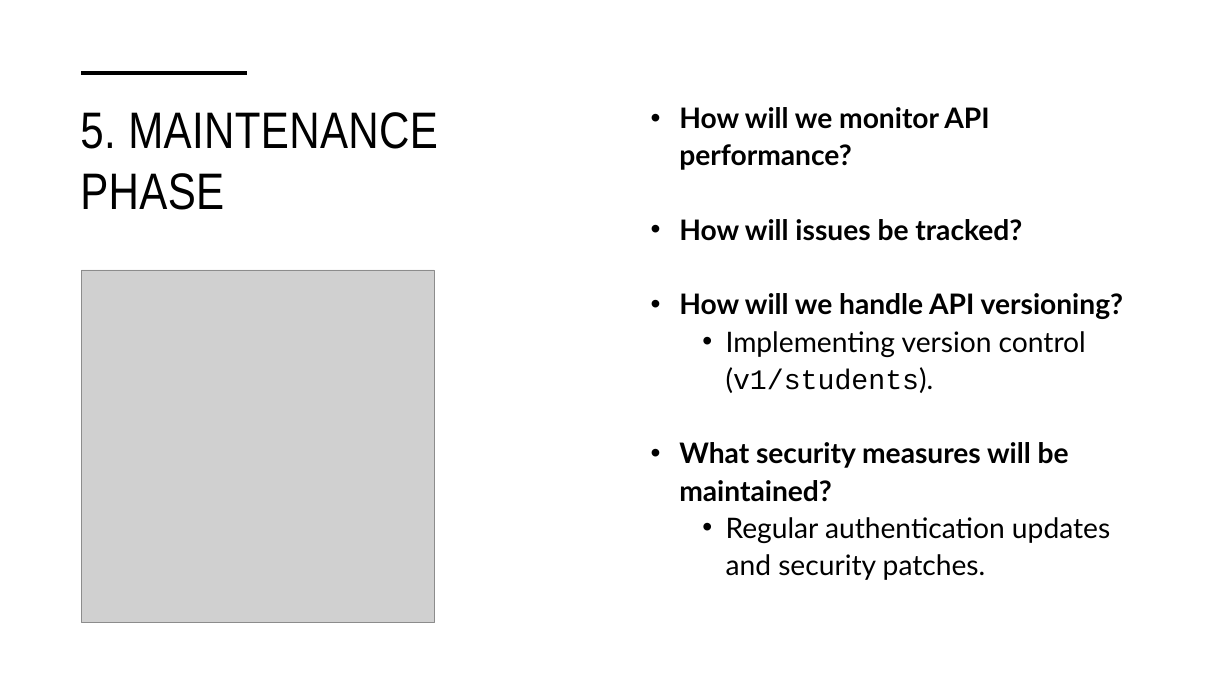
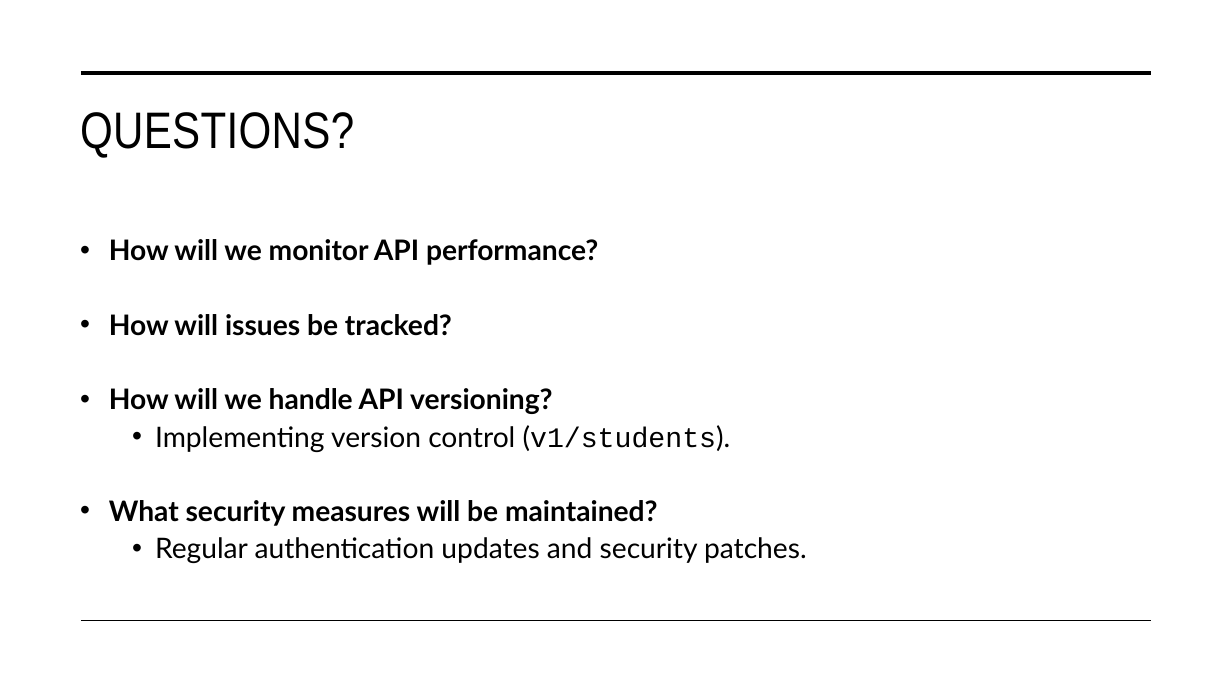
Before and after one commit to ashesh808/API-Demo-Presentation, a slide deck: slide 22 of Presentation.pptx (slide 12 before the commit). Drawn at 1232x693 pixels with LibreOffice and Linux fonts; fonts in the diff are those of the drawing; grey boxes stand for pictures. Boxes give left, top, right and bottom in pixels: in the first picture for what was removed or moved away, otherwise in the second. Text is boxed around its words. In the diff, an @@ line names an element or a change of style, - is before the commit and + after.

```diff
--- a/Presentation.pptx
+++ b/Presentation.pptx
@@ line removed from (81, 73) to (247, 73) @@
@@ line added from (81, 73) to (1152, 73), #000000 3.5 pt @@
@@ title removed at [80, 112, 437, 210] @@
-5. MAINTENANCE PHASE
@@ title added at [80, 112, 354, 158], 40 pt, text #000000 @@
+QUESTIONS?
@@ text "How will we monitor API ..." rewrapped from [679, 107, 1123, 580] to [109, 239, 807, 563] @@
@@ picture removed at [81, 270, 434, 623] @@
@@ line added from (81, 621) to (1152, 621), #000000 1 pt @@
```
Also in this commit, not shown: 7 other slides changed, 11 slides added, 1 other file.
